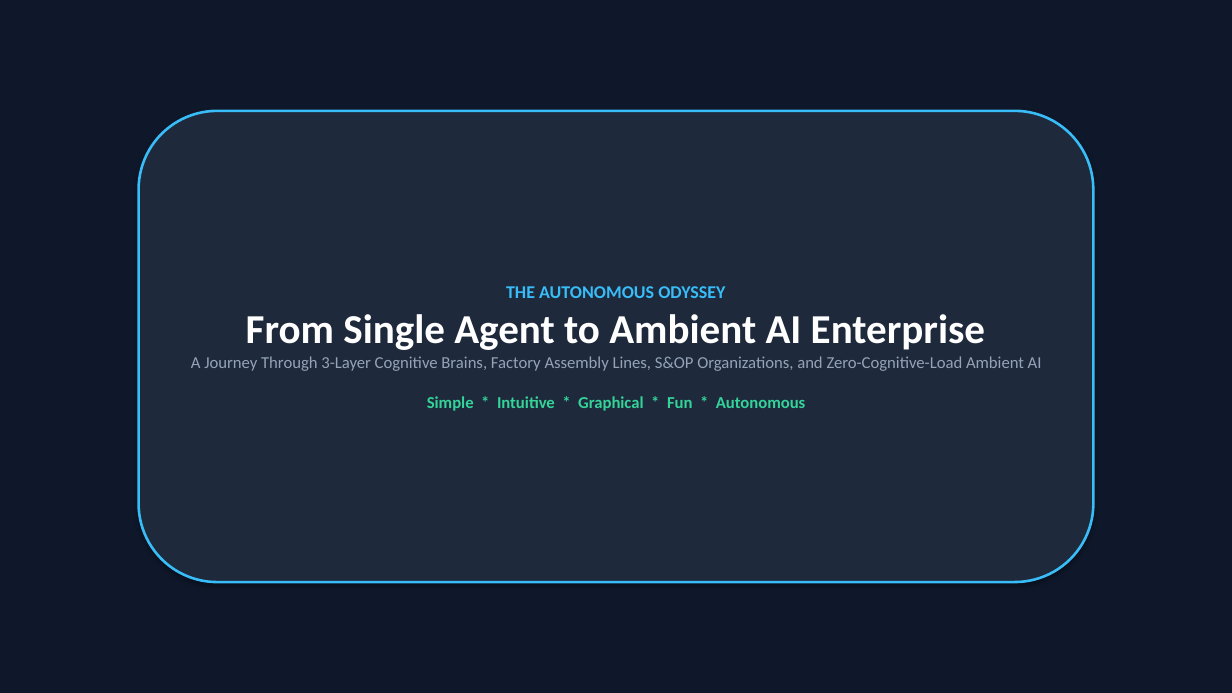
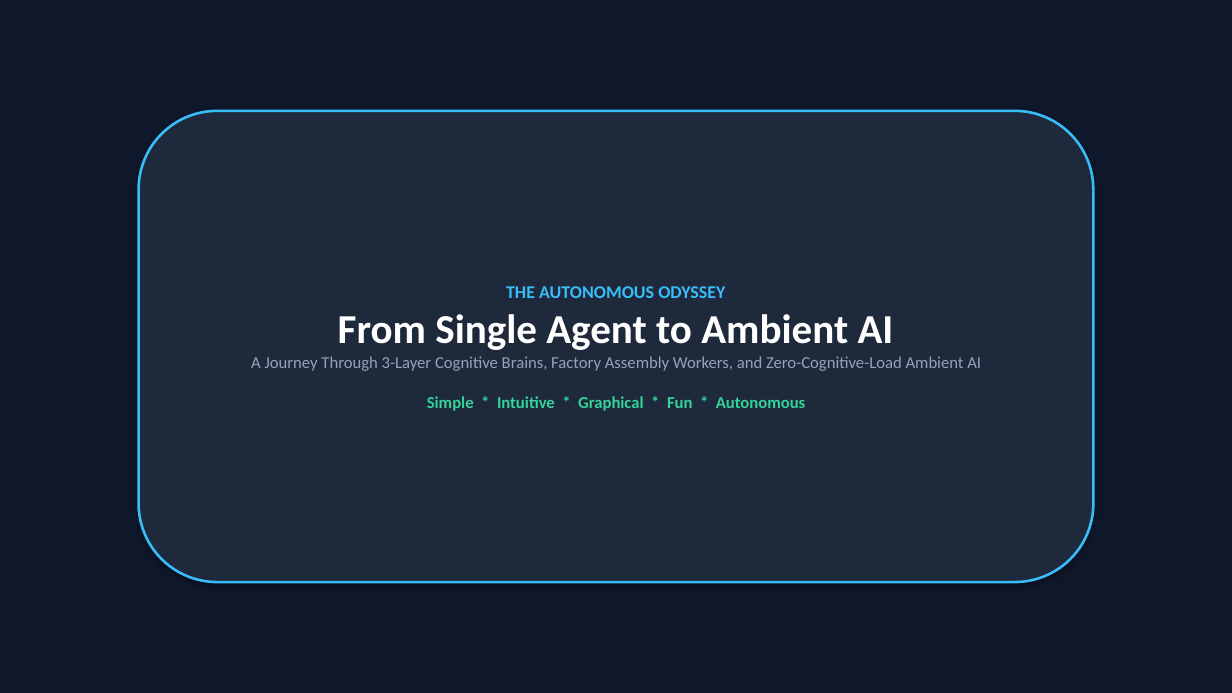
Before and after one commit to cosmosanalytics/uat-copilot-local, a slide deck: slide 1 of AI_Journey_Single_Agent_to_Ambient_Enterprise.pptx. Drawn at 1232x693 pixels with LibreOffice and Linux fonts; fonts in the diff are those of the drawing. Boxes give left, top, right and bottom in pixels: in the first picture for what was removed or moved away, otherwise in the second. Text is boxed around its words. In the diff, an @@ line names an element or a change of style, - is before the commit and + after.

Commit message:
refactor: Update presentation to focus purely on Worker to AI Factory, remove S&OP, finance, and zero-cost claims

```diff
--- a/AI_Journey_Single_Agent_to_Ambient_Enterprise.pptx
+++ b/AI_Journey_Single_Agent_to_Ambient_Enterprise.pptx
@@ text in rounded rectangle at [251,314,981,371]: text changed @@
-From Single Agent to Ambient AI Enterprise
-A Journey Through 3-Layer Cognitive Brains, Factory Assembly Lines, S&OP Organizations, and Zero-Cognitive-Load Ambient AI
+From Single Agent to Ambient AI
+A Journey Through 3-Layer Cognitive Brains, Factory Assembly Workers, and Zero-Cognitive-Load Ambient AI
```
Also in this commit, not shown: 8 other slides changed, 1 slide added, 1 slide removed, 6 other files.
